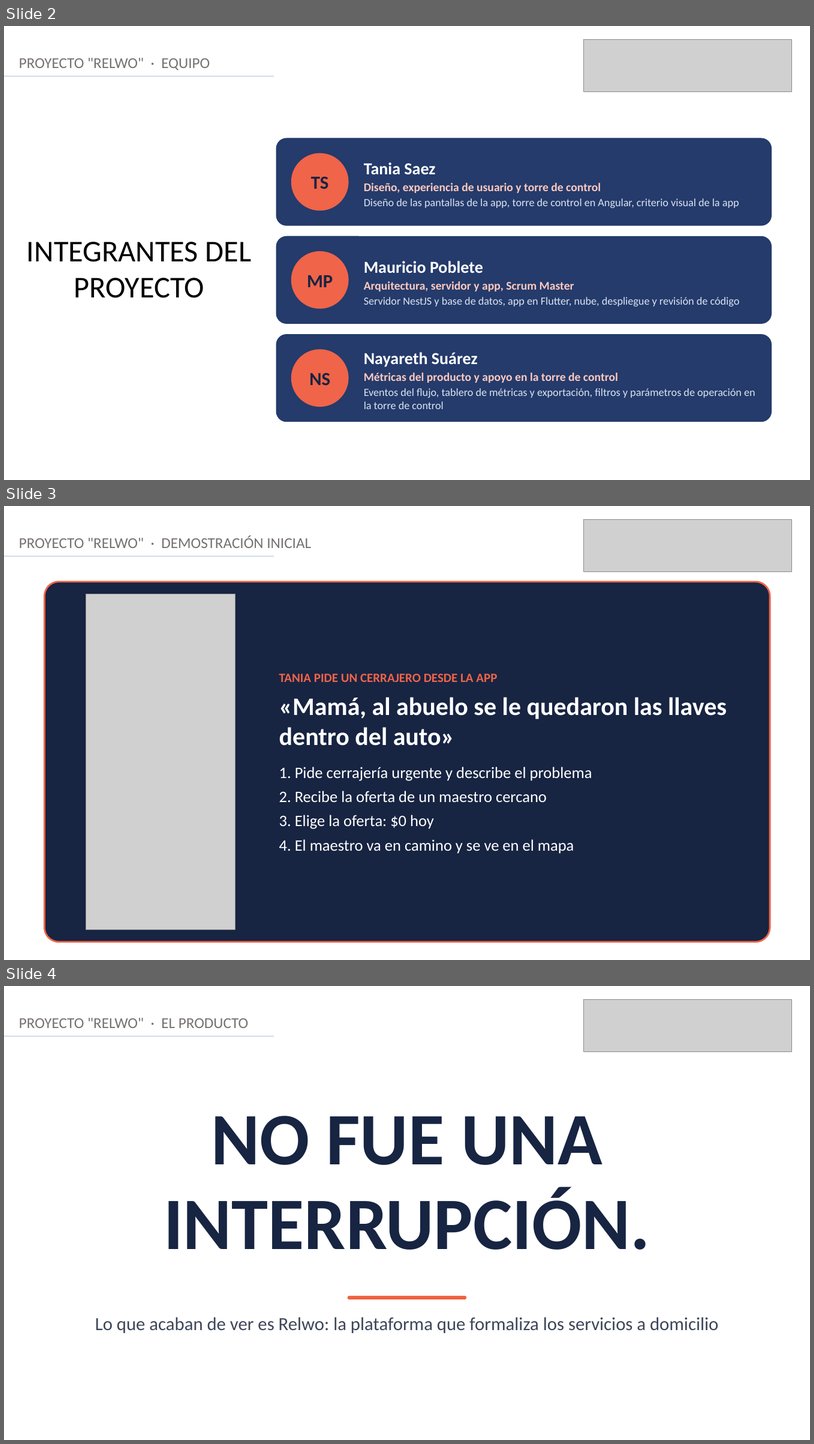
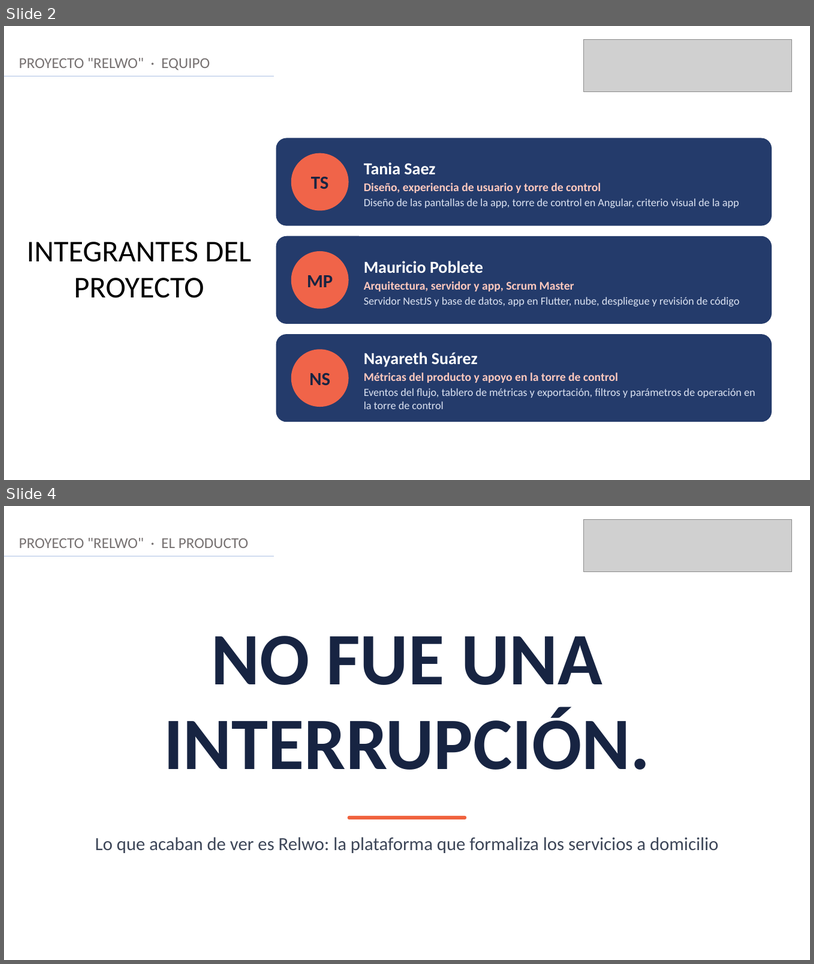
Before and after one commit to mauricloudz/relwo-capstone, a slide deck: Fase 3/Evidencias grupales/Presentación Final del proyecto (Español).pptx. Shown one above the other, each under a label of ours: slides 2, 3 and 4 before the commit, slides 2 and 4 after it; the slides between them are not shown. The pictures are 814x1444 and 814x964 pixels, drawn with LibreOffice and Linux fonts; fonts in the diff are those of the drawing; grey boxes stand for pictures. Boxes give left, top, right and bottom in pixels: in the first picture for what was removed or moved away, otherwise in the second. Text is boxed around its words. In the diff, an @@ line names an element or a change of style, - is before the commit and + after.

```diff
--- a/Fase 3/Evidencias grupales/Presentación Final del proyecto (Español).pptx
+++ b/Fase 3/Evidencias grupales/Presentación Final del proyecto (Español).pptx
@@ slide 3 removed at [4,506,810,960], background #FFFFFF @@
@@ picture removed at [584,520,792,572] @@
@@ text removed at [19,536,311,548] @@
-PROYECTO "RELWO" · DEMOSTRACIÓN INICIAL
@@ line removed from (4, 556) to (275, 556) @@
@@ rounded rectangle removed at [45,582,770,942] @@
@@ picture removed at [86,594,235,930] @@
@@ text removed at [279,673,727,853] @@
-TANIA PIDE UN CERRAJERO DESDE LA APP
-«Mamá, al abuelo se le quedaron las llaves dentro del auto»
-1. Pide cerrajería urgente y describe el problema
-2. Recibe la oferta de un maestro cercano
-3. Elige la oferta: $0 hoy
-4. El maestro va en camino y se ve en el mapa
```
Also in this commit, not shown: 1 slide added.
